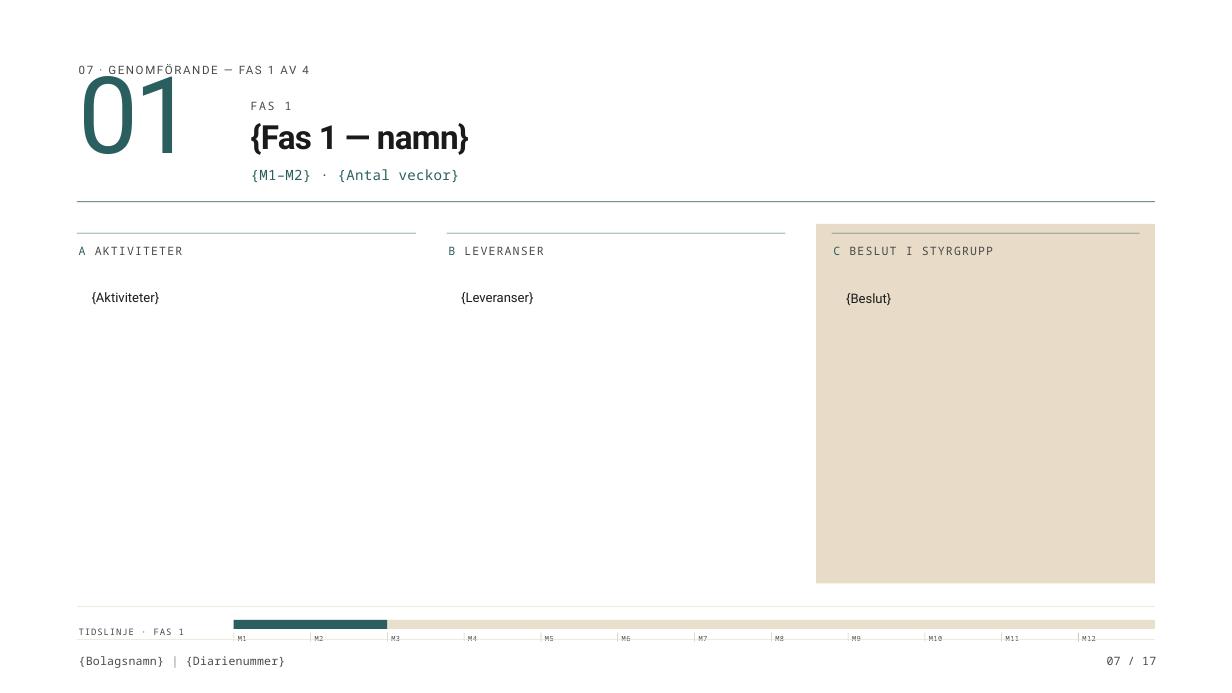
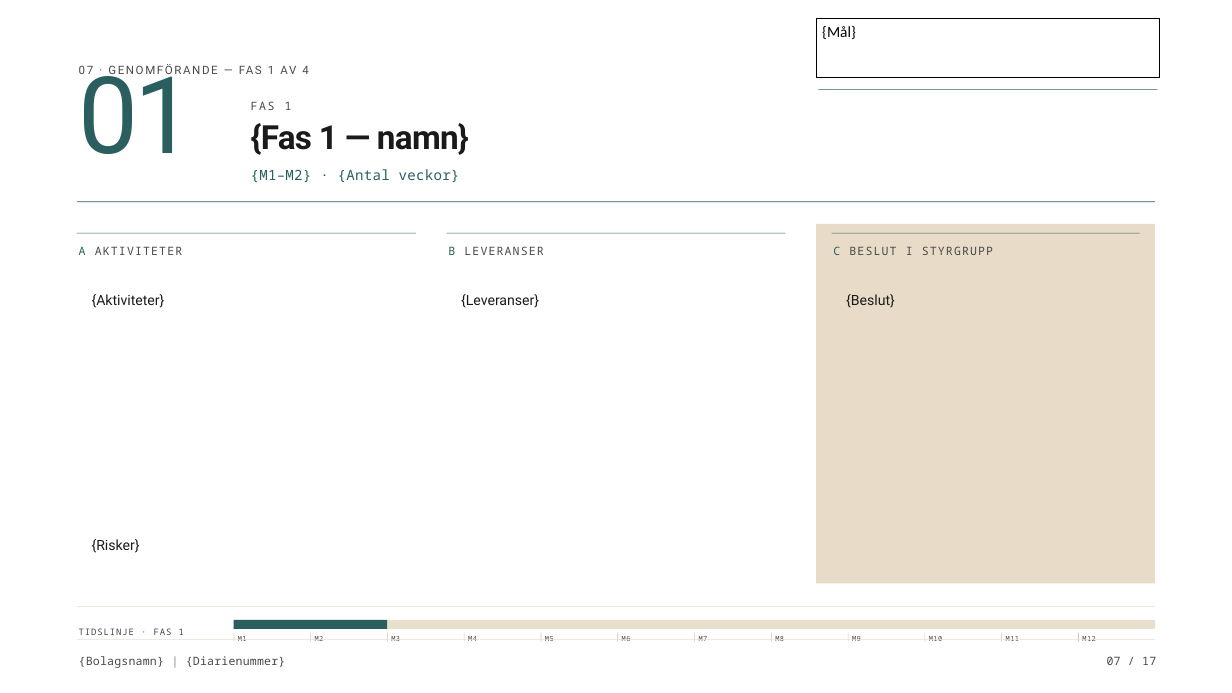
Before and after one commit to DaVincisfather/bidsmith, a slide deck: slide 7 of templates/anbudsmall-v2.pptx. Drawn at 1232x693 pixels with LibreOffice and Linux fonts; fonts in the diff are those of the drawing. Boxes give left, top, right and bottom in pixels: in the first picture for what was removed or moved away, otherwise in the second. Text is boxed around its words. In the diff, an @@ line names an element or a change of style, - is before the commit and + after.

```diff
--- a/templates/anbudsmall-v2.pptx
+++ b/templates/anbudsmall-v2.pptx
@@ rectangle added at bbox=[816, 19, 1159, 78], outline #000000 0.75 pt, 18 pt, text #000000 @@
+{Mål}
@@ rectangle added at bbox=[819, 89, 1157, 90], fill #2B5F5F @@
@@ text "{Aktiviteter}" at bbox=[92, 294, 165, 308]: size 15.3 to 16.5 pt; line spacing 1.3 to 1.4 @@
@@ text "{Leveranser}" at bbox=[461, 294, 539, 308]: size 15.3 to 16.5 pt; line spacing 1.3 to 1.4 @@
@@ text "{Beslut}" at bbox=[846, 294, 895, 308]: size 15.3 to 16.5 pt @@
@@ text added at bbox=[92, 539, 140, 553], 16.5 pt, text #1A1A1A @@
+{Risker}
```
Also in this commit, not shown: 3 other slides changed, 3 other files.
